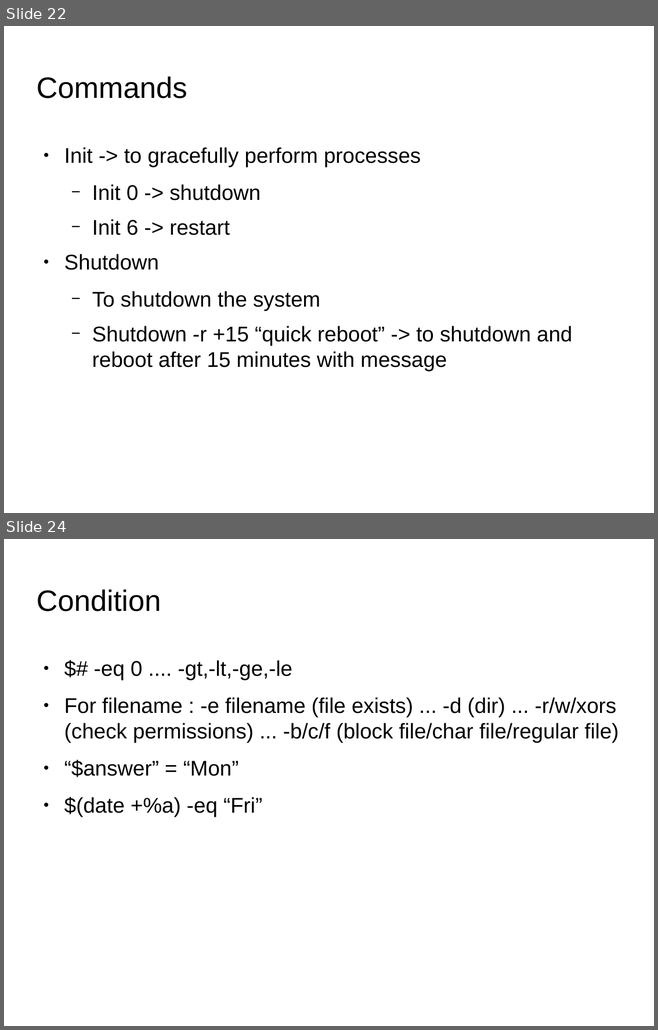
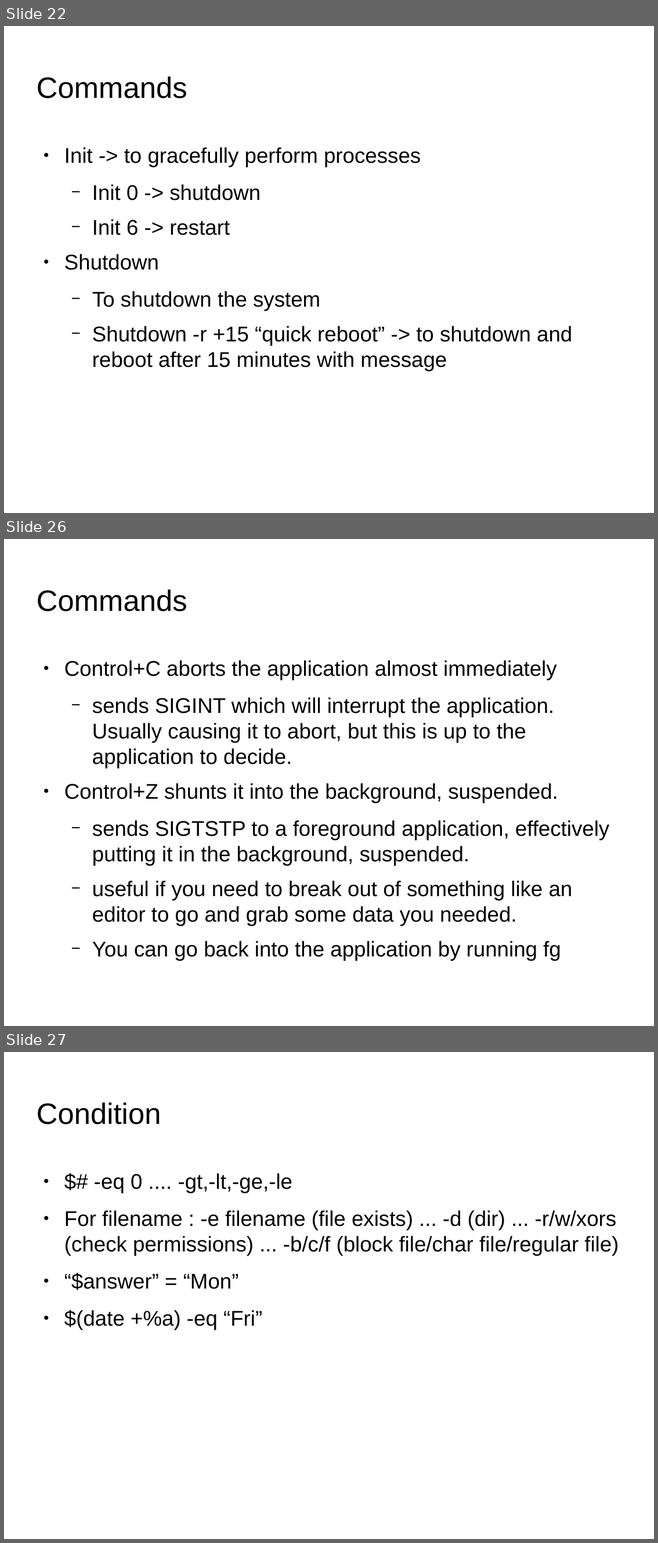
Before and after one commit to shikha-desai/Internship_PreWork, a slide deck: Shell_Script/Shell_Script_Notes.odp. Shown one above the other, each under a label of ours: slides 22 and 24 before the commit, slides 22, 26 and 27 after it; the slides between them are not shown. The pictures are 658x1030 and 658x1543 pixels, drawn with LibreOffice and Linux fonts; fonts in the diff are those of the drawing; background and template pictures are left out. Boxes give left, top, right and bottom in pixels: in the first picture for what was removed or moved away, otherwise in the second. Text is boxed around its words. In the diff, an @@ line names an element or a change of style, - is before the commit and + after.

```diff
--- a/Shell_Script/Shell_Script_Notes.odp
+++ b/Shell_Script/Shell_Script_Notes.odp
@@ slide 26 added at (4, 539, 654, 1026), background picture (left out) @@
@@ title added at (36, 589, 187, 611), 36 pt, text #000000 @@
+Commands
@@ text added at (64, 660, 609, 961), 26 pt, text #000000 @@
+● Control+C aborts the application almost immediately
+  − sends SIGINT which will interrupt the application. Usually causing it to abort, but this is up to the application to decide.
+● Control+Z shunts it into the background, suspended.
+  − sends SIGTSTP to a foreground application, effectively putting it in the background, suspended.
+  − useful if you need to break out of something like an editor to go and grab some data you needed.
+  − You can go back into the application by running fg
@@ what was slide 24 is now slide 27 @@
```
Also in this commit, not shown: 1 slide changed, 2 other slides added, 2 other files.
